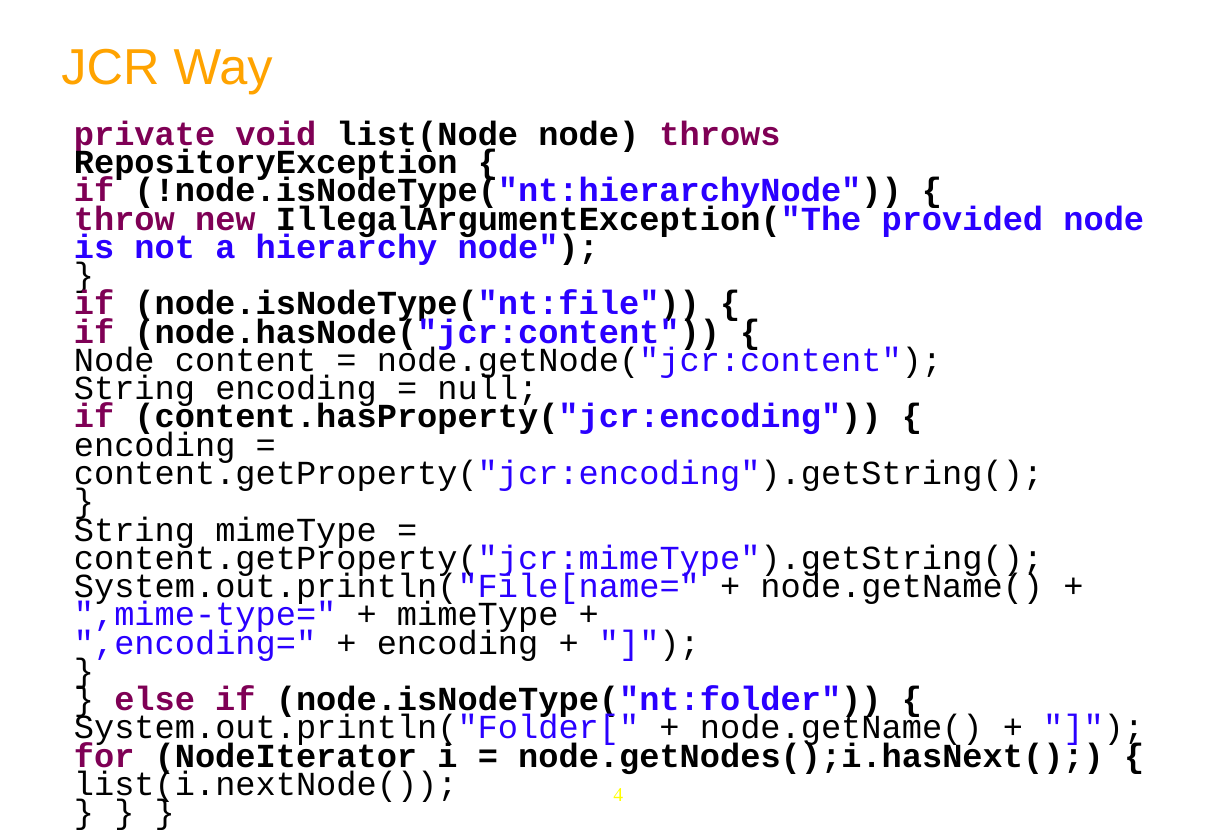
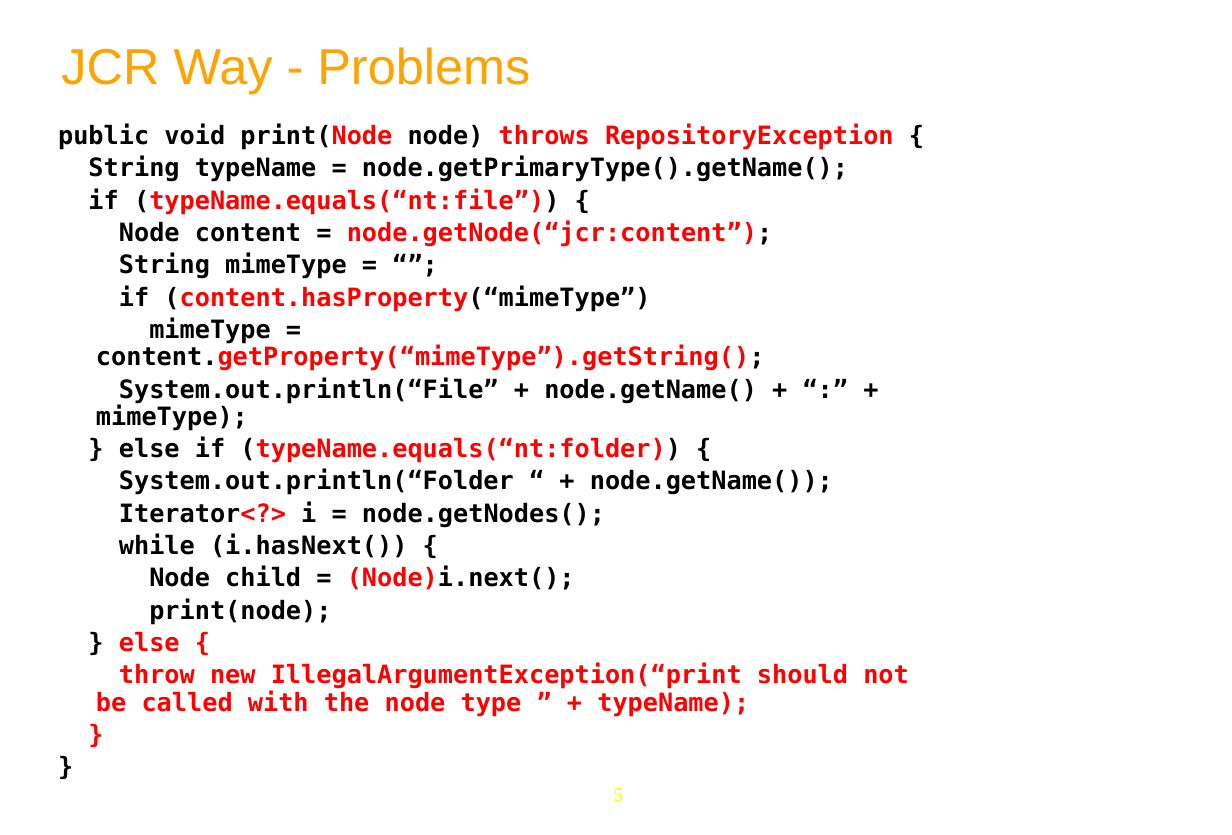
Before and after one commit to anhvurz90/training, a slide deck: slide 5 of slides/exo-developer/en/370-Chromattic-XDev-en.pptx (slide 4 before the commit). Drawn at 1232x835 pixels with LibreOffice and Linux fonts; fonts in the diff are those of the drawing; background and template pictures are left out. Boxes give left, top, right and bottom in pixels: in the first picture for what was removed or moved away, otherwise in the second. Text is boxed around its words. In the diff, an @@ line names an element or a change of style, - is before the commit and + after.

```diff
--- a/slides/exo-developer/en/370-Chromattic-XDev-en.pptx
+++ b/slides/exo-developer/en/370-Chromattic-XDev-en.pptx
@@ text at bbox=[61, 47, 530, 93]: text changed @@
-JCR Way
+JCR Way - Problems
@@ text "public void print(Node node) throws ...": place and size @@
-text "public void print(Node node) throws ..." at bbox=[74, 120, 1144, 776]
+text "public void print(Node node) throws ..." at bbox=[58, 123, 909, 717]
@@ text "public void print(Node node) throws ..." at bbox=[58, 123, 909, 717]: size 24 to 18 pt, font Courier New to DejaVu Sans Mono, bold on in "}", "}"; text colour #000000 to #FF0000 in "}"; indent changed; line spacing 0.7 to 0.9; more space between paragraphs @@
@@ text at bbox=[58, 123, 909, 717]: text changed; size 24 to 18 pt; font Courier New to DejaVu Sans Mono @@
-private void list(Node node) throws RepositoryException {
-if (!node.isNodeType("nt:hierarchyNode")) {
-throw new IllegalArgumentException("The provided node is not a hierarchy node");
+public void print(Node node) throws RepositoryException {
+String typeName = node.getPrimaryType().getName();
+if (typeName.equals(“nt:file”)) {
+Node content = node.getNode(“jcr:content”);
+String mimeType = “”;
+if (content.hasProperty(“mimeType”)
+mimeType = content.getProperty(“mimeType”).getString();
+System.out.println(“File” + node.getName() + “:” + mimeType);
+} else if (typeName.equals(“nt:folder)) {
+System.out.println(“Folder “ + node.getName());
+Iterator<?> i = node.getNodes();
+while (i.hasNext()) {
+Node child = (Node)i.next();
+print(node);
+} else {
+throw new IllegalArgumentException(“print should not be called with the node type ” + typeName);
@@ text at bbox=[74, 290, 1043, 493]: paragraphs removed @@
-if (node.isNodeType("nt:file")) {
-if (node.hasNode("jcr:content")) {
-Node content = node.getNode("jcr:content");
-String encoding = null;
-if (content.hasProperty("jcr:encoding")) {
-encoding = content.getProperty("jcr:encoding").getString();
@@ text at bbox=[74, 516, 1104, 776]: paragraphs removed @@
-String mimeType = content.getProperty("jcr:mimeType").getString();
-System.out.println("File[name=" + node.getName() + ",mime-type=" + mimeType +
-",encoding=" + encoding + "]");
-}
-} else if (node.isNodeType("nt:folder")) {
-System.out.println("Folder[" + node.getName() + "]");
-for (NodeIterator i = node.getNodes();i.hasNext();) {
-list(i.nextNode());
-} } }
@@ page number at bbox=[613, 788, 623, 802]: text changed @@
-4
+5
```
Also in this commit, not shown: 4 other slides changed, 11 slides added, 6 slides removed.
